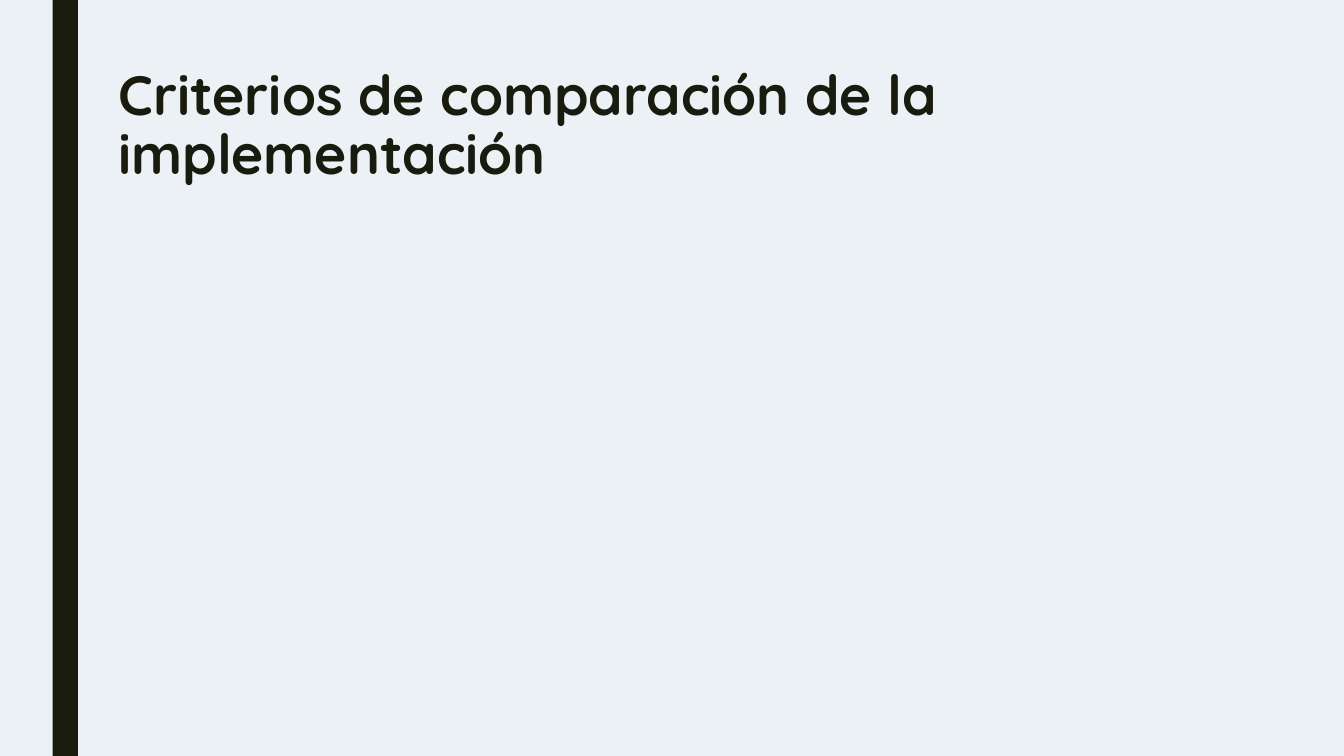
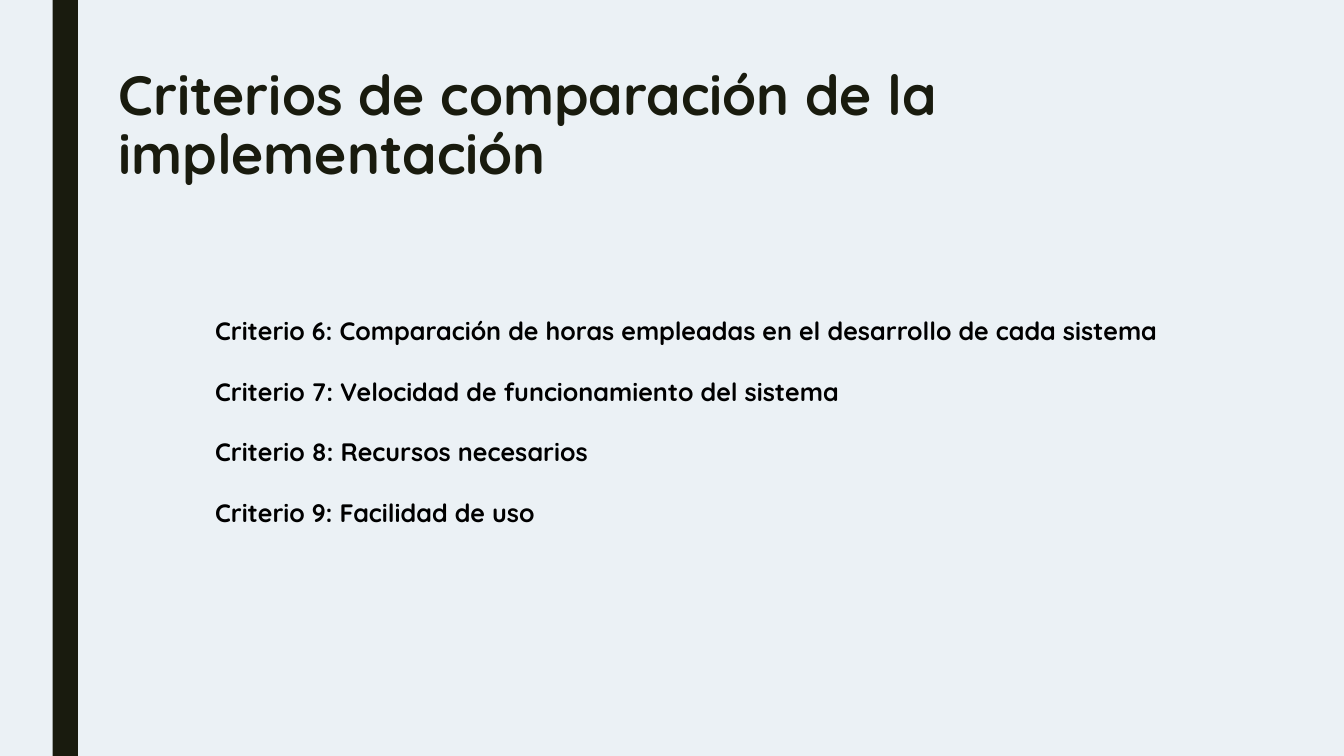
Before and after one commit to IGarrido1996/TG3_T4, a slide deck: slide 9 of TG3_plantilla primera parteppt.pptx. Drawn at 1344x756 pixels with LibreOffice and Linux fonts; fonts in the diff are those of the drawing. Boxes give left, top, right and bottom in pixels: in the first picture for what was removed or moved away, otherwise in the second. Text is boxed around its words. In the diff, an @@ line names an element or a change of style, - is before the commit and + after.

```diff
--- a/TG3_plantilla primera parteppt.pptx
+++ b/TG3_plantilla primera parteppt.pptx
@@ text added at (215,321,1157,523), 18 pt, text #000000, bold @@
+Criterio 6: Comparación de horas empleadas en el desarrollo de cada sistema
+Criterio 7: Velocidad de funcionamiento del sistema
+Criterio 8: Recursos necesarios
+Criterio 9: Facilidad de uso
```
Also in this commit, not shown: 6 other slides changed, 3 slides added.
